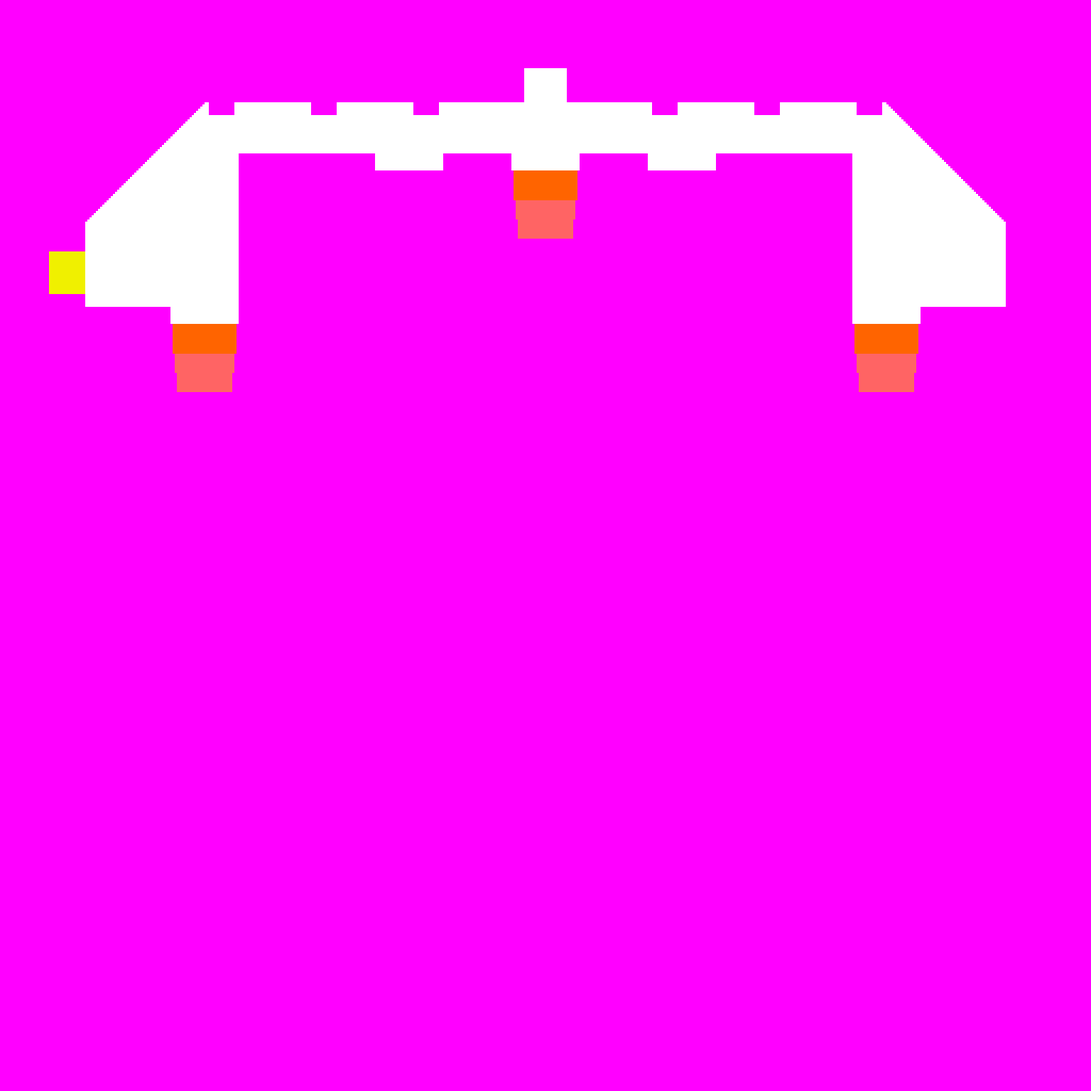
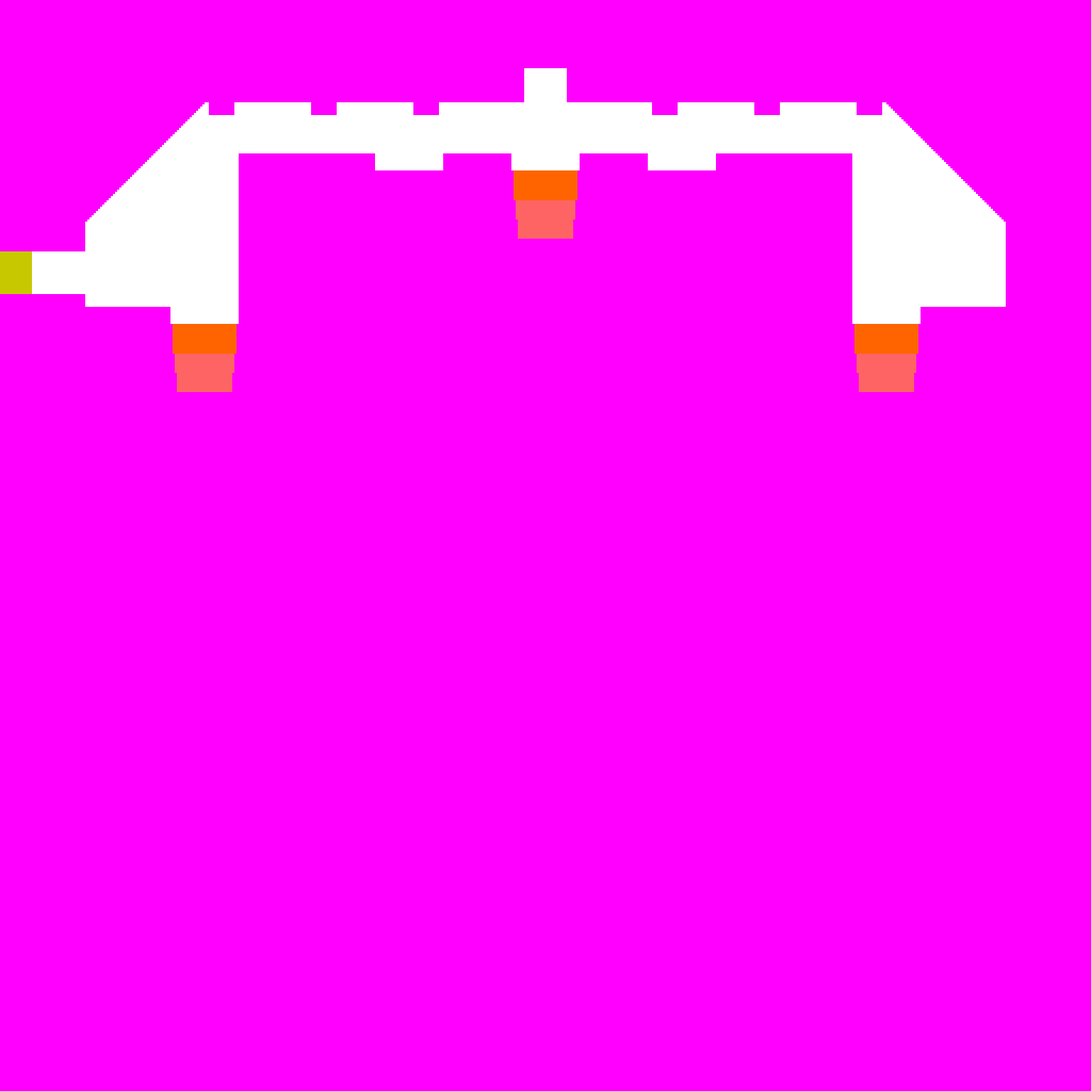
Revision of a layered w=1091, h=1091 image; what changed, layer by layer:
painted on "Door2F" over <box>0,251,86,295</box>
painted on "Ground2F" over <box>31,251,86,295</box>
